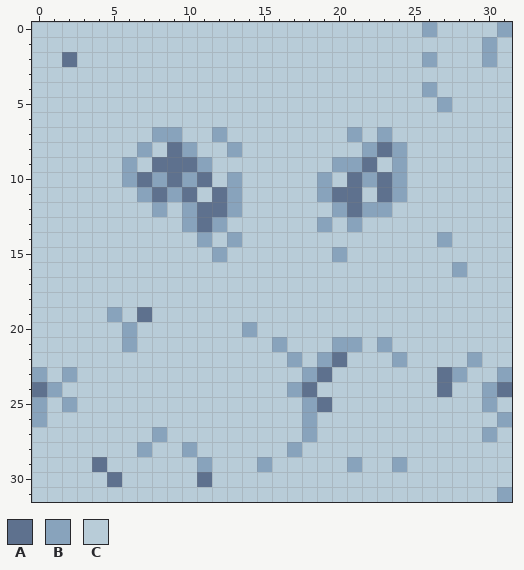
Two versions of one pixel-art sprite, sprites/stones.png. Above, as it was before the edit.
The file is 32x32 pixels.
Palette (. is transparent): A #5e718e  B #88a3bc  C #b8ccd8
After the commit:
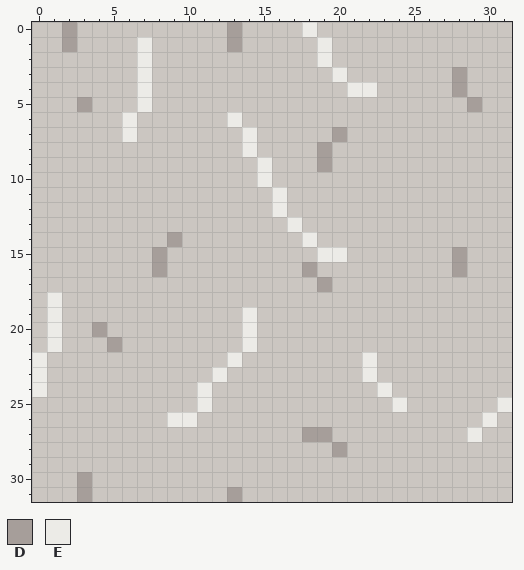
Colours new in this view: D #a69e9a  E #ecebe7
From old to new:
colour C: #b8ccd8 -> #cbc6c1
y 0: x 2 C -> D; x 13 C -> D; x 18 C -> E; x 26 B -> C; x 31 B -> C
y 1: x 2 C -> D; x 7 C -> E; x 13 C -> D; x 19 C -> E; x 30 B -> C
y 2: x 2 A -> C; x 7 C -> E; x 19 C -> E; x 26 B -> C; x 30 B -> C
y 3: x 7 C -> E; x 20 C -> E; x 28 C -> D
y 4: x 7 C -> E; x 21..22 CC -> EE; x 26 B -> C; x 28 C -> D
y 5: x 3 C -> D; x 7 C -> E; x 27 B -> C; x 29 C -> D
y 6: x 6 C -> E; x 13 C -> E
y 7: x 6 C -> E; x 8..9 BB -> CC; x 12 B -> C; x 14 C -> E; x 20..21 CB -> DC; x 23 B -> C
y 8: x 7 B -> C; x 9..10 AB -> CC; x 13..14 BC -> CE; x 19 C -> D; x 22..24 BAB -> CCC
y 9: x 6 B -> C; x 8..11 AAAB -> CCCC; x 15 C -> E; x 19..22 CBBA -> DCCC; x 24 B -> C
y 10: x 6..11 BABABA -> CCCCCC; x 13 B -> C; x 15 C -> E; x 19 B -> C; x 21..24 ABAB -> CCCC
y 11: x 7..10 BABA -> CCCC; x 12..13 AB -> CC; x 16 C -> E; x 19..21 BAA -> CCC; x 23..24 AB -> CC
y 12: x 8 B -> C; x 10..13 BAAB -> CCCC; x 16 C -> E; x 20..23 BABB -> CCCC
y 13: x 10..12 BAB -> CCC; x 17 C -> E; x 19 B -> C; x 21 B -> C
y 14: x 9 C -> D; x 11 B -> C; x 13 B -> C; x 18 C -> E; x 27 B -> C
y 15: x 8 C -> D; x 12 B -> C; x 19..20 CB -> EE; x 28 C -> D
y 16: x 8 C -> D; x 18 C -> D; x 28 B -> D
y 17: x 19 C -> D
y 18: x 1 C -> E
y 19: x 1 C -> E; x 5 B -> C; x 7 A -> C; x 14 C -> E
y 20: x 1 C -> E; x 4 C -> D; x 6 B -> C; x 14 B -> E
y 21: x 1 C -> E; x 5..6 CB -> DC; x 14 C -> E; x 16 B -> C; x 20..21 BB -> CC; x 23 B -> C
y 22: x 0 C -> E; x 13 C -> E; x 17 B -> C; x 19..20 BA -> CC; x 22 C -> E; x 24 B -> C; x 29 B -> C
y 23: x 0 B -> E; x 2 B -> C; x 12 C -> E; x 18..19 BA -> CC; x 22 C -> E; x 27..28 AB -> CC; x 31 B -> C
y 24: x 0..1 AB -> EC; x 11 C -> E; x 17..18 BA -> CC; x 23 C -> E; x 27 A -> C; x 30..31 BA -> CC
y 25: x 0 B -> C; x 2 B -> C; x 11 C -> E; x 18..19 BA -> CC; x 24 C -> E; x 30..31 BC -> CE
y 26: x 0 B -> C; x 9..10 CC -> EE; x 18 B -> C; x 30..31 CB -> EC
y 27: x 8 B -> C; x 18..19 BC -> DD; x 29..30 CB -> EC
y 28: x 7 B -> C; x 10 B -> C; x 17 B -> C; x 20 C -> D
y 29: x 4 A -> C; x 11 B -> C; x 15 B -> C; x 21 B -> C; x 24 B -> C
y 30: x 3 C -> D; x 5 A -> C; x 11 A -> C
y 31: x 3 C -> D; x 13 C -> D; x 31 B -> C
Where, in picture pixels (left, top, right, bottom), the same in both pictures:
changed: (32, 22, 512, 502)
